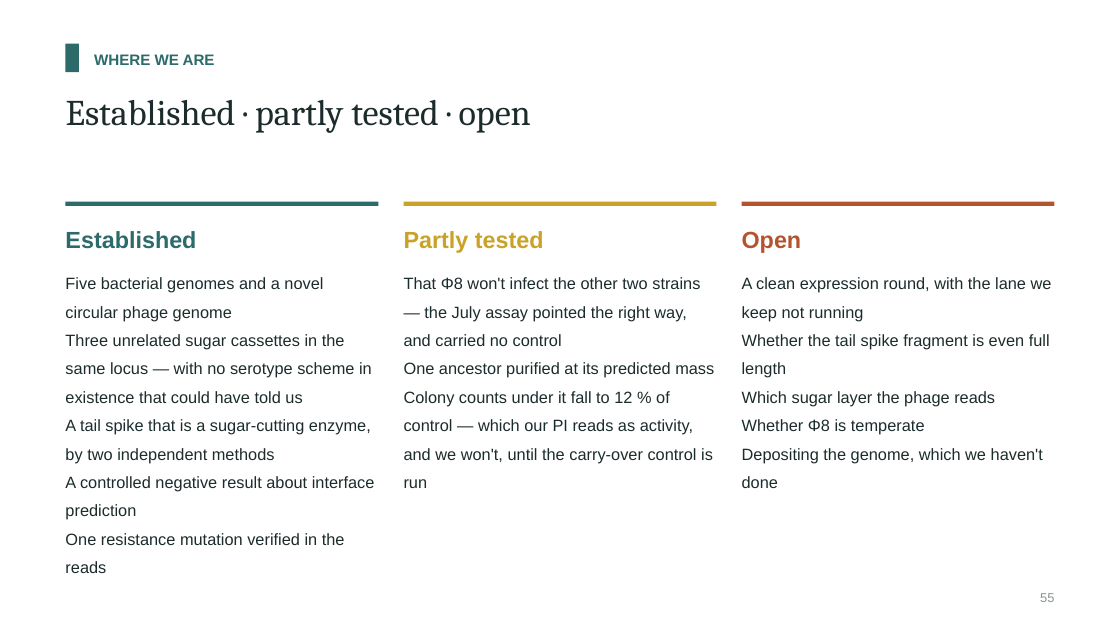
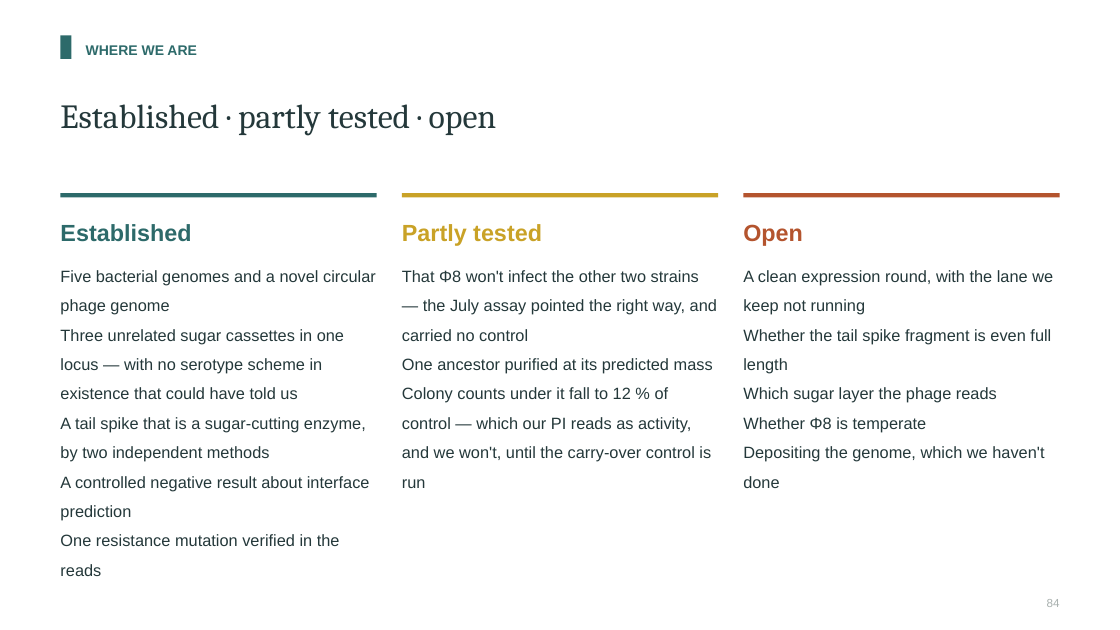
Before and after one commit to A1ex-Ch3n/igem-2026, a slide deck: slide 84 of documents/2026-10-25_presentation_deck.pptx (slide 55 before the commit). Drawn at 1120x630 pixels with LibreOffice and Linux fonts; fonts in the diff are those of the drawing. Boxes give left, top, right and bottom in pixels: in the first picture for what was removed or moved away, otherwise in the second. Text is boxed around its words. In the diff, an @@ line names an element or a change of style, - is before the commit and + after.

```diff
--- a/documents/2026-10-25_presentation_deck.pptx
+++ b/documents/2026-10-25_presentation_deck.pptx
@@ rectangle resized from (x1=66, y1=44, x2=79, y2=72) to (x1=60, y1=35, x2=71, y2=59) @@
@@ text "WHERE WE ARE" moved from (x1=94, y1=54, x2=215, y2=65) to (x1=86, y1=45, x2=196, y2=55) @@
@@ text "WHERE WE ARE" at (x1=86, y1=45, x2=196, y2=55): size 13 to 12 pt; line spacing 1.25 to 1.3 @@
@@ text "Established · partly tested · ..." at (x1=60, y1=104, x2=497, y2=136): size 31 to 29 pt, text colour #1C2B2B to #24383A; line spacing 1.08 to 1.3 @@
@@ rectangle to rounded rectangle in 3 elements at (x1=402, y1=193, x2=718, y2=197), (x1=744, y1=193, x2=1060, y2=197), (x1=60, y1=193, x2=376, y2=197) @@
@@ rounded rectangle resized from (x1=66, y1=202, x2=378, y2=206) to (x1=60, y1=193, x2=376, y2=197) @@
@@ rounded rectangle moved from (x1=403, y1=202, x2=716, y2=206) to (x1=402, y1=193, x2=718, y2=197) @@
@@ rounded rectangle resized from (x1=742, y1=202, x2=1054, y2=206) to (x1=744, y1=193, x2=1060, y2=197) @@
@@ line spacing 1.25 to 1.3 in 3 elements at (x1=402, y1=224, x2=542, y2=246), (x1=743, y1=224, x2=803, y2=246), (x1=60, y1=224, x2=191, y2=242) @@
@@ text "Established" moved from (x1=65, y1=231, x2=196, y2=249) to (x1=60, y1=224, x2=191, y2=242) @@
@@ text "Partly tested" moved from (x1=404, y1=231, x2=544, y2=253) to (x1=402, y1=224, x2=542, y2=246) @@
@@ text "Open" moved from (x1=742, y1=231, x2=802, y2=253) to (x1=743, y1=224, x2=803, y2=246) @@
@@ text "Five bacterial genomes and a ..." moved from (x1=65, y1=277, x2=375, y2=573) to (x1=60, y1=270, x2=376, y2=546) @@
@@ text "That Φ8 won't infect the ..." moved from (x1=404, y1=277, x2=714, y2=488) to (x1=402, y1=270, x2=717, y2=488) @@
@@ text "That Φ8 won't infect the ..." at (x1=402, y1=270, x2=717, y2=488): text colour #1C2B2B to #24383A; line spacing 1.45 to 1.5 @@
@@ text "A clean expression round, with ..." at (x1=743, y1=270, x2=1053, y2=488): text colour #1C2B2B to #24383A; line spacing 1.45 to 1.5 @@
@@ text "A clean expression round, with ..." moved from (x1=742, y1=277, x2=1052, y2=488) to (x1=743, y1=270, x2=1053, y2=488) @@
@@ text at (x1=60, y1=270, x2=376, y2=546): text colour #1C2B2B to #24383A in "Five bacterial genomes and a novel circular ...", "A tail spike that is a sugar-cutting ...", "A controlled negative result about interface prediction", "One resistance mutation verified in the reads"; line spacing 1.45 to 1.5 @@
@@ text at (x1=60, y1=329, x2=344, y2=399): text changed; text colour #1C2B2B to #24383A @@
-Three unrelated sugar cassettes in the same locus — with no serotype scheme in existence that could have told us
+Three unrelated sugar cassettes in one locus — with no serotype scheme in existence that could have told us
@@ text removed at (x1=1040, y1=593, x2=1054, y2=602) @@
-55
@@ text added at (x1=1047, y1=599, x2=1060, y2=607), 10 pt, text #A8B0AE @@
+84
```
Also in this commit, not shown: 27 other slides changed, 57 slides added, 28 slides removed, 20 other files.
